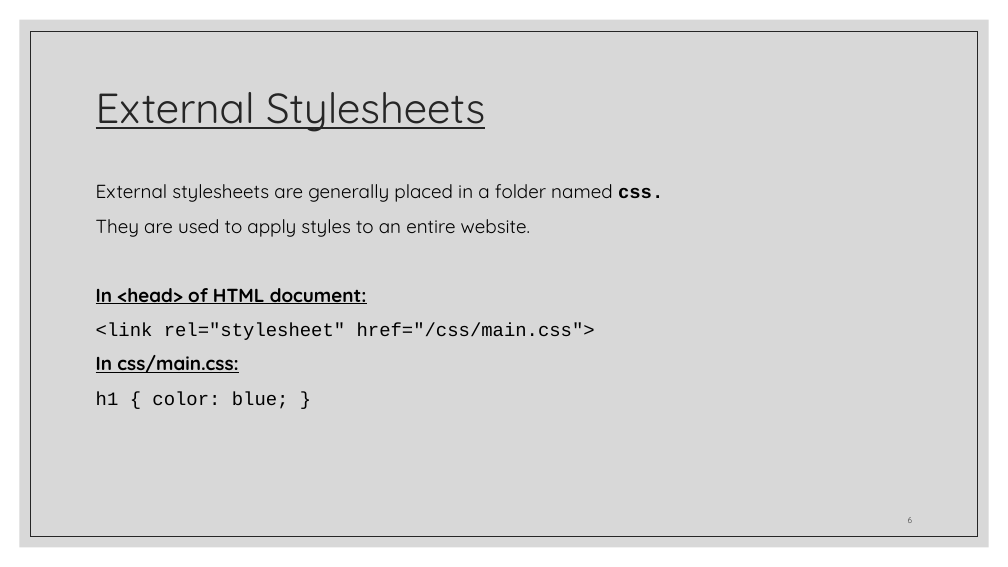
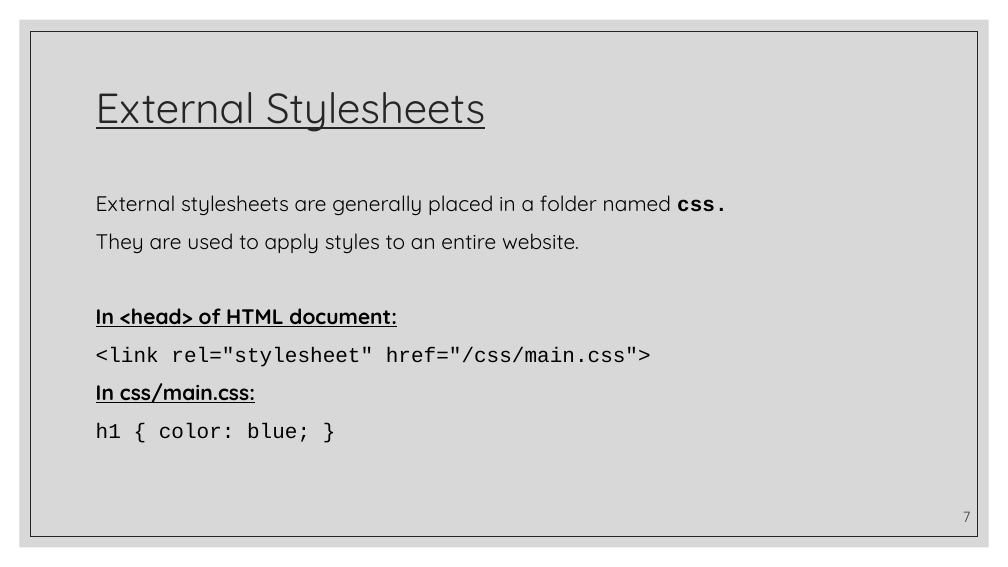
Before and after one commit to zackstotts/base-node-curriculum, a slide deck: slide 7 of unit_00/html_review/02 CSS.pptx (slide 6 before the commit). Drawn at 1008x567 pixels with LibreOffice and Linux fonts; fonts in the diff are those of the drawing. Boxes give left, top, right and bottom in pixels: in the first picture for what was removed or moved away, otherwise in the second. Text is boxed around its words. In the diff, an @@ line names an element or a change of style, - is before the commit and + after.

```diff
--- a/unit_00/html_review/02 CSS.pptx
+++ b/unit_00/html_review/02 CSS.pptx
@@ text "External stylesheets are generally placed ..." at box(96, 195, 727, 442): size 18 to 20 pt; line spacing 1.1 to 1.5; less space between paragraphs @@
@@ page number at box(963, 511, 971, 522): text changed; size 8 to 14 pt @@
-6
+7
```
Also in this commit, not shown: 6 other slides changed, 1 slide added.
